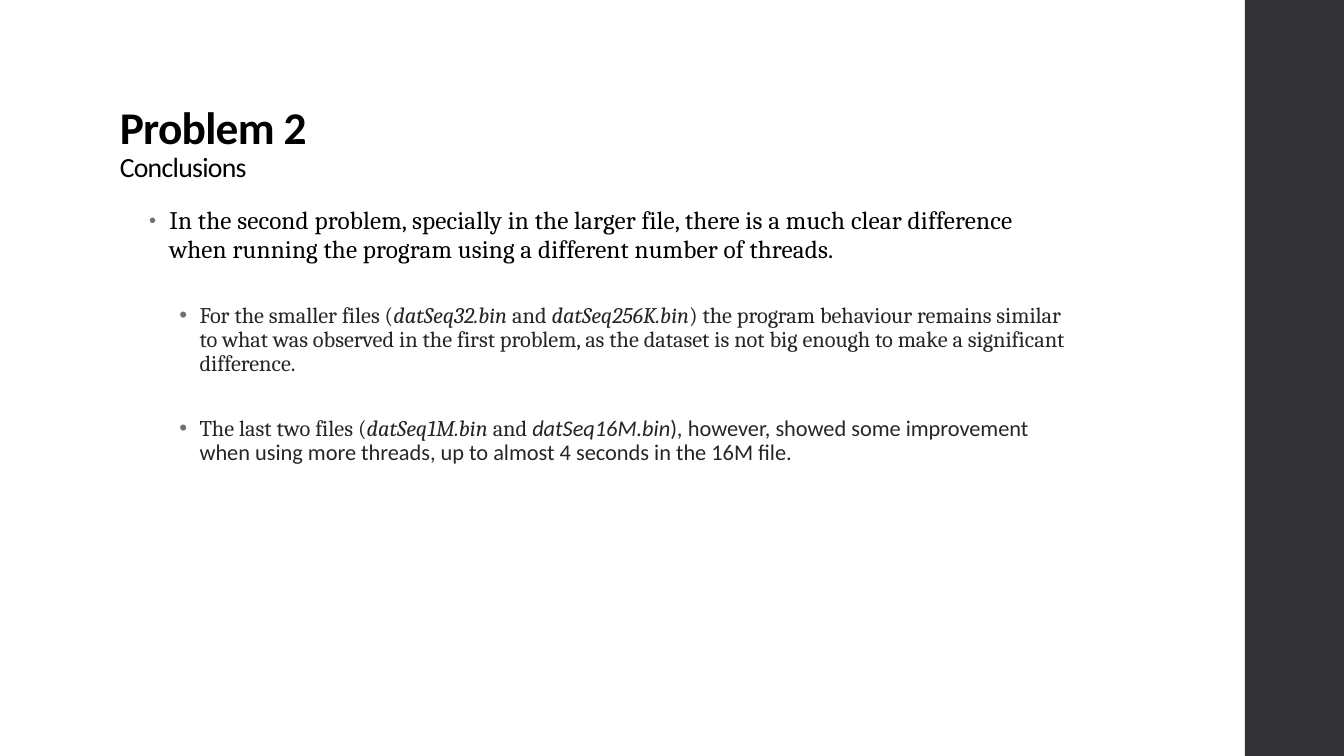
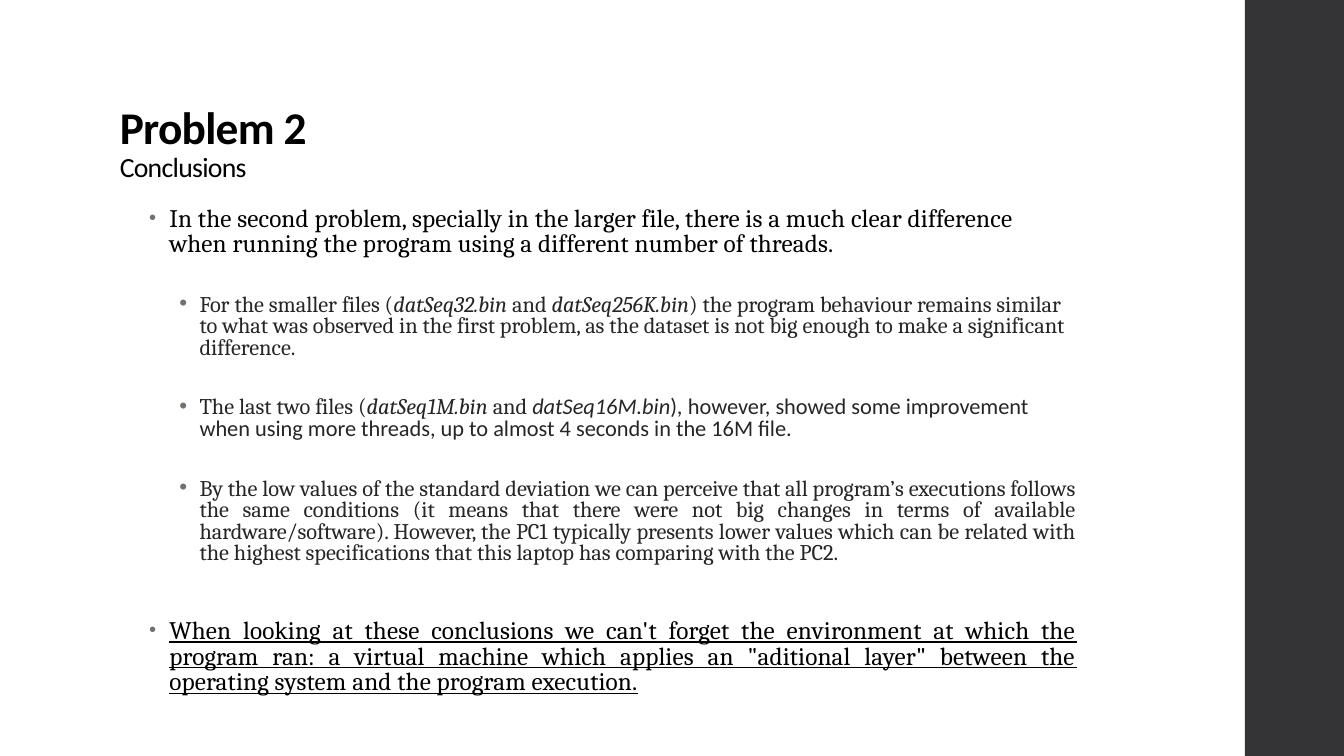
Before and after one commit to xL1fer/CLE_2022_2023, a slide deck: slide 7 of CLE1_T3G5/present.pptx. Drawn at 1344x756 pixels with LibreOffice and Linux fonts; fonts in the diff are those of the drawing. Boxes give left, top, right and bottom in pixels: in the first picture for what was removed or moved away, otherwise in the second. Text is boxed around its words. In the diff, an @@ line names an element or a change of style, - is before the commit and + after.

```diff
--- a/CLE1_T3G5/present.pptx
+++ b/CLE1_T3G5/present.pptx
@@ text at bbox=[169, 209, 1065, 440]: line spacing 0.95 to 0.85; line spacing 0.9 to 0.8 @@
@@ text at bbox=[169, 480, 1075, 696]: paragraphs added @@
+  • By the low values of the standard deviation we can perceive that all program’s executions follows the same conditions (it means that there were not big changes in terms of available hardware/software). However, the PC1 typically presents lower values which can be related with the highest specifications that this laptop has comparing with the PC2.
+• When looking at these conclusions we can't forget the environment at which the program ran: a virtual machine which applies an "aditional layer" between the operating system and the program execution.
```
Also in this commit, not shown: 1 other slide changed.
